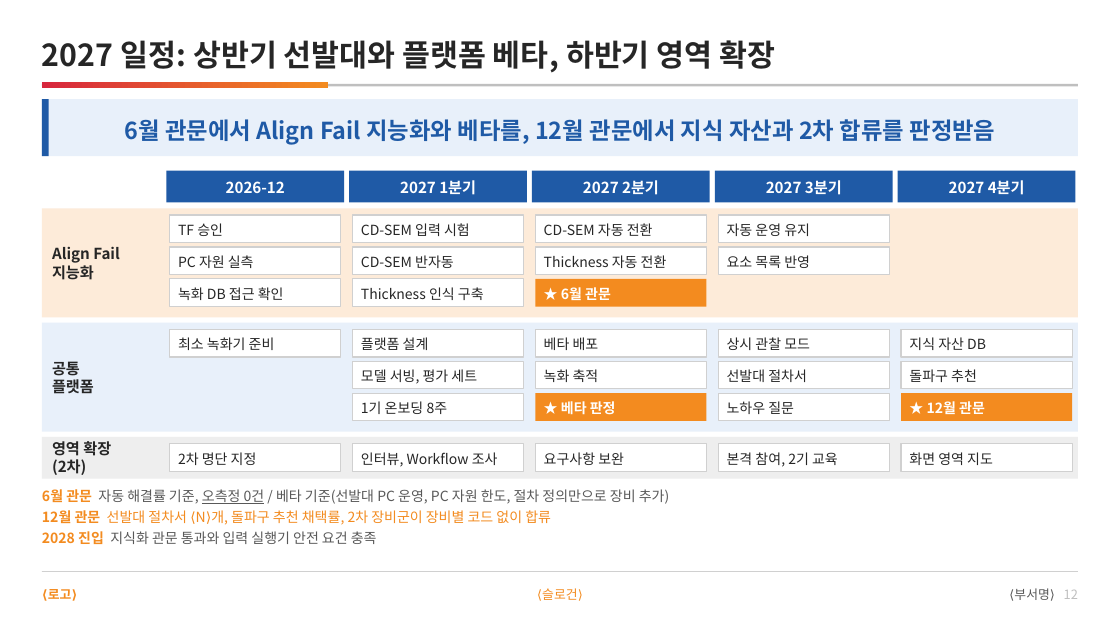
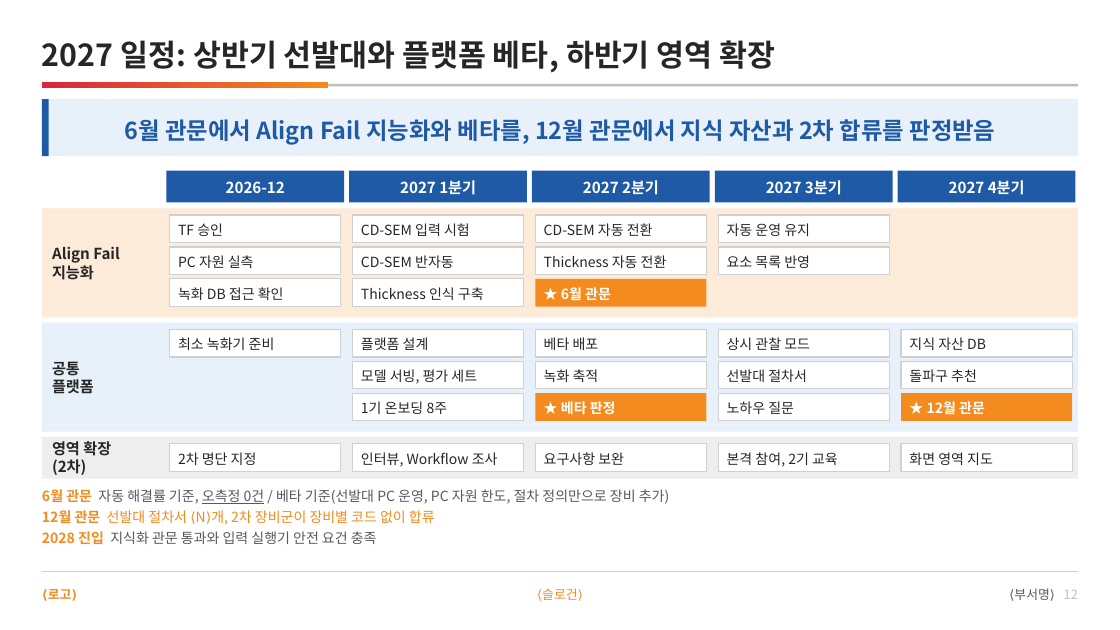
Before and after one commit to DarrenKoi/pm_notes, a slide deck: slide 12 of my-task/arc-tf/deliverables/arc-tf-proposal.pptx. Drawn at 1120x630 pixels with LibreOffice and Linux fonts; fonts in the diff are those of the drawing. Boxes give left, top, right and bottom in pixels: in the first picture for what was removed or moved away, otherwise in the second. Text is boxed around its words. In the diff, an @@ line names an element or a change of style, - is before the commit and + after.

```diff
--- a/my-task/arc-tf/deliverables/arc-tf-proposal.pptx
+++ b/my-task/arc-tf/deliverables/arc-tf-proposal.pptx
@@ text at (42, 510, 435, 525): text changed @@
-12월 관문 선발대 절차서 ⟨N⟩개, 돌파구 추천 채택률, 2차 장비군이 장비별 코드 없이 합류
+12월 관문 선발대 절차서 ⟨N⟩개, 2차 장비군이 장비별 코드 없이 합류
```
Also in this commit, not shown: 1 other slide changed, 10 other files.
